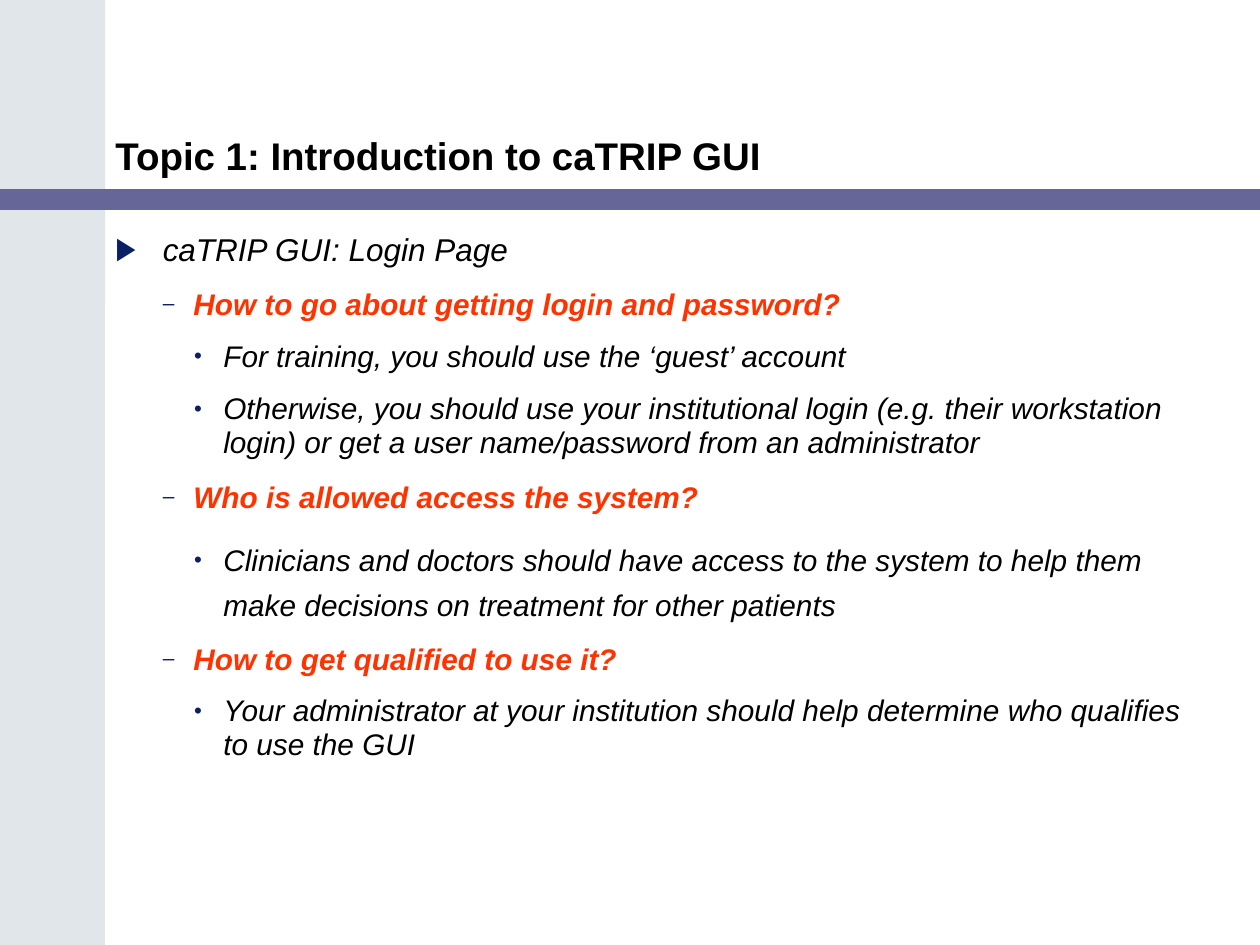
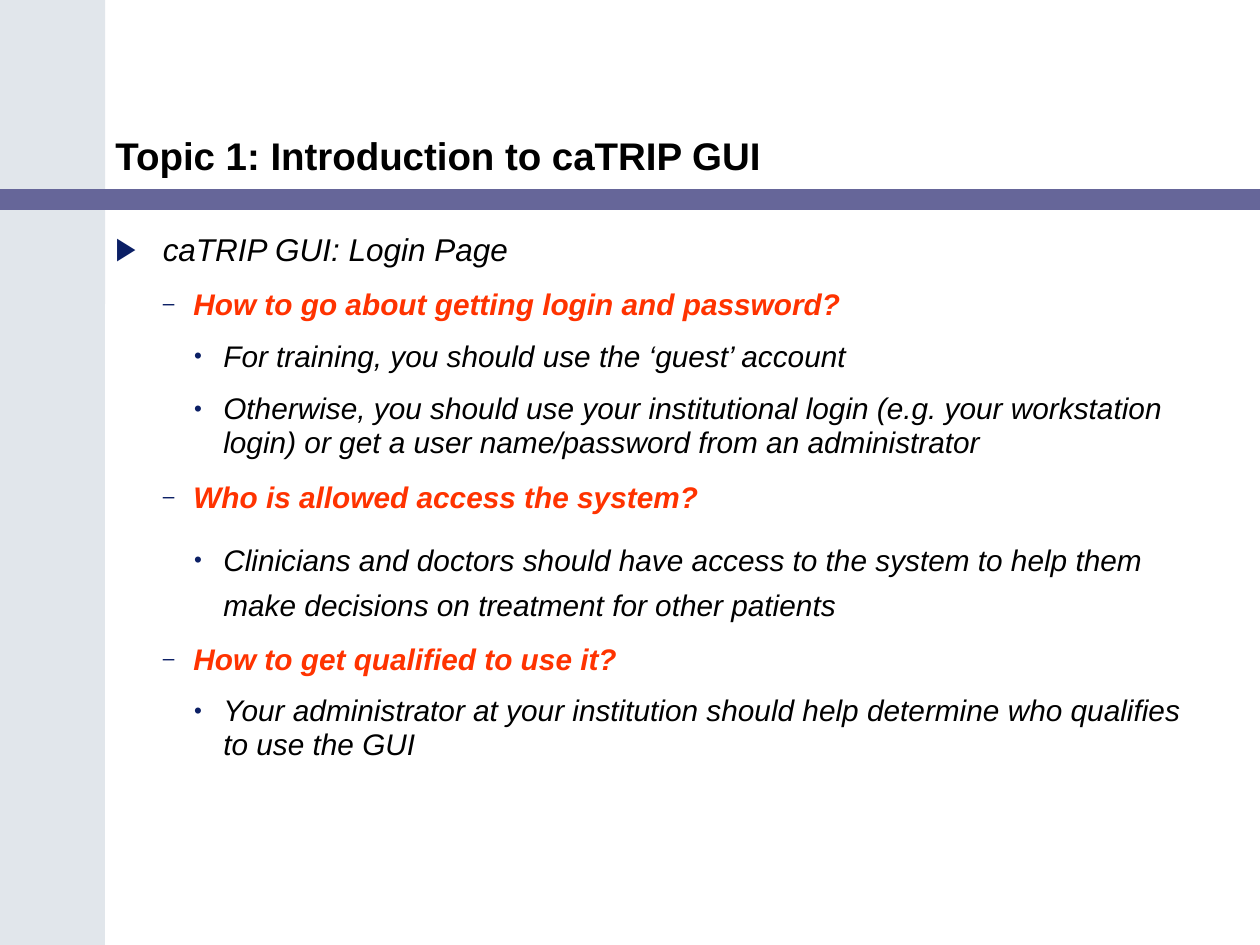
Before and after one commit to NCIP/catrip, a slide deck: slide 12 of catrip/documentation/training/caTRIP_Training_Module.ppt (slide 13 before the commit). Drawn at 1260x945 pixels with LibreOffice and Linux fonts; fonts in the diff are those of the drawing. Boxes give left, top, right and bottom in pixels: in the first picture for what was removed or moved away, otherwise in the second. Text is boxed around its words. In the diff, an @@ line names an element or a change of style, - is before the commit and + after.

```diff
--- a/catrip/documentation/training/caTRIP_Training_Module.ppt
+++ b/catrip/documentation/training/caTRIP_Training_Module.ppt
@@ text at (x1=223, y1=397, x2=1162, y2=459): text changed @@
-    • Otherwise, you should use your institutional login (e.g. their workstation login) or get a user name/password from an administrator
+    • Otherwise, you should use your institutional login (e.g. your workstation login) or get a user name/password from an administrator
```
Also in this commit, not shown: 20 other slides changed, 18 slides added, 6 slides removed.
